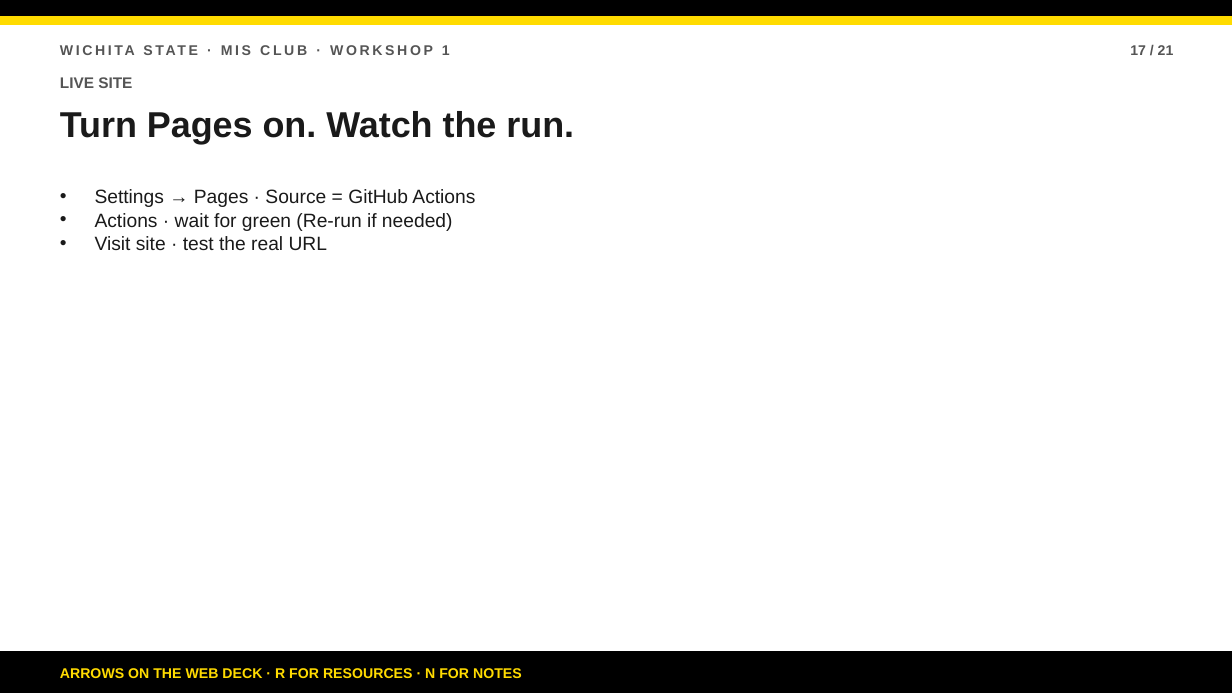
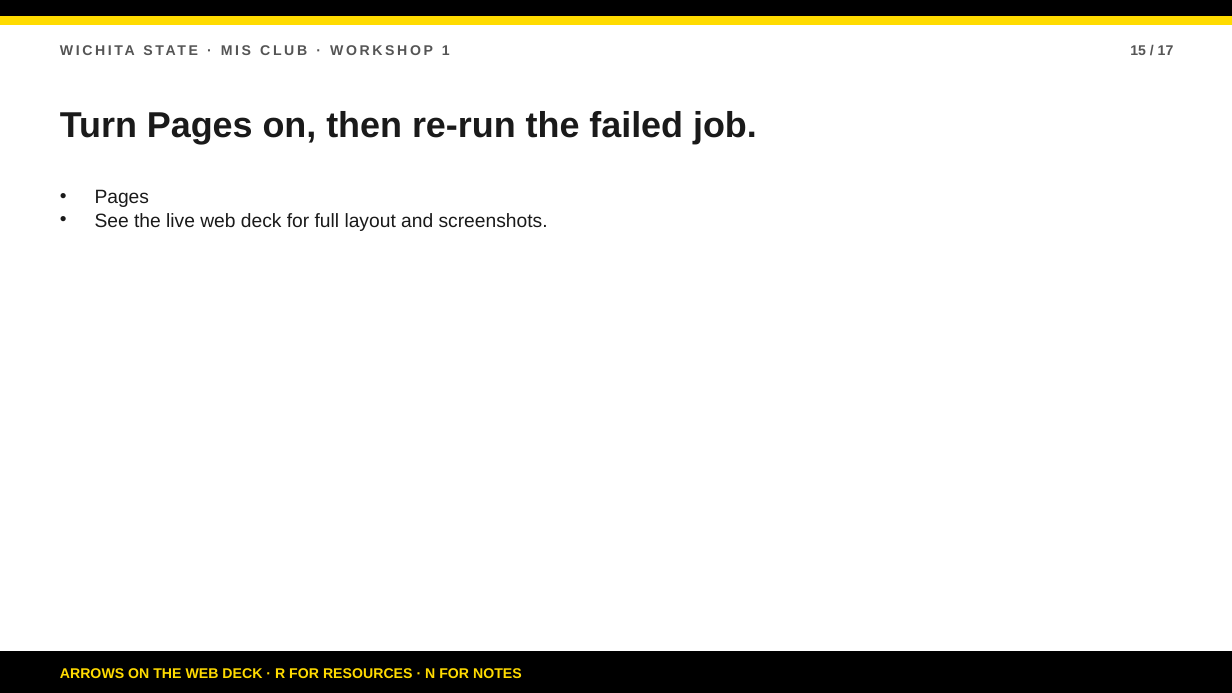
Before and after one commit to bsbcyber/workshop-site, a slide deck: slide 15 of downloads/workshop-1-presentation.pptx (slide 17 before the commit). Drawn at 1232x693 pixels with LibreOffice and Linux fonts; fonts in the diff are those of the drawing. Boxes give left, top, right and bottom in pixels: in the first picture for what was removed or moved away, otherwise in the second. Text is boxed around its words. In the diff, an @@ line names an element or a change of style, - is before the commit and + after.

```diff
--- a/downloads/workshop-1-presentation.pptx
+++ b/downloads/workshop-1-presentation.pptx
@@ text at (1130, 45, 1174, 55): text changed @@
-17 / 21
+15 / 17
@@ text removed at (60, 77, 132, 88) @@
-LIVE SITE
@@ text at (60, 111, 757, 144): text changed @@
-Turn Pages on. Watch the run.
+Turn Pages on, then re-run the failed job.
@@ text removed at (95, 189, 475, 250) @@
-• Settings → Pages · Source = GitHub Actions
-• Actions · wait for green (Re-run if needed)
-• Visit site · test the real URL
@@ text added at (95, 189, 548, 231), 15 pt, text #1A1A1A @@
+• Pages
+• See the live web deck for full layout and screenshots.
```
Also in this commit, not shown: 15 other slides changed, 1 slide added, 5 slides removed, 9 other files.
